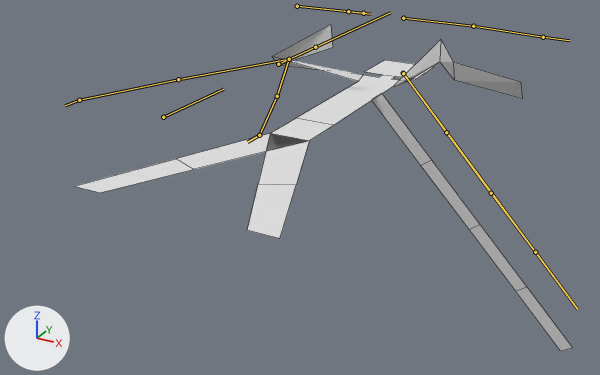
What one commit did to the Blender file Shapes/stickman.blend.
Both versions are drawn from a camera (50 mm lens) standing at (0.784, -0.87, 0.374) and looking at (0.074, 0.422, -0.272). Lighting does not change. The marker at lower left points along +X, +Y and +Z. Both versions are drawn at frame 15 of the action 'Swing'; the numbers are the values there. The bones that bend it are drawn over the model as lines. Mesh edges are drawn as thin lines.

In view in the first picture: 'Stickman'.
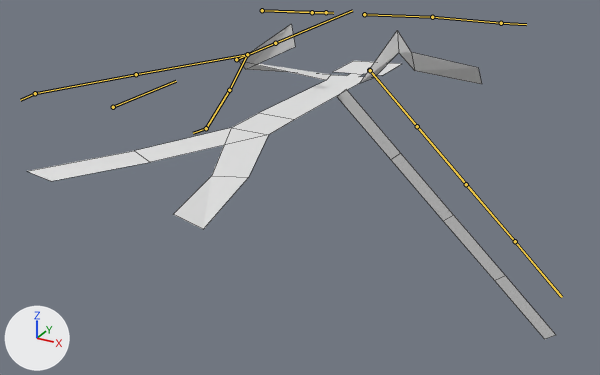
Pixel boxes (x1, y1, x2, y2) of what changed, in the pictures (600 x 375 px):
'Stickman', posed (6% wider)
    before: (75, 24, 572, 351)
    after: (28, 24, 556, 339)
bone 'Pelvis', root to tip
    before: (278, 64) to (315, 47)
    after: (236, 59) to (275, 43)
bone 'Torso', root to tip
    before: (315, 47) to (390, 12)
    after: (275, 43) to (352, 10)
bone 'ULeg.R', root to tip
    before: (289, 59) to (277, 96)
    after: (247, 54) to (229, 90)
bone 'LLeg.R', root to tip
    before: (277, 96) to (259, 135)
    after: (229, 90) to (206, 128)
bone 'ULeg.L', root to tip
    before: (289, 59) to (178, 79)
    after: (247, 54) to (136, 74)
bone 'LLeg.L', root to tip
    before: (178, 79) to (79, 100)
    after: (136, 74) to (35, 93)

Diff of the bpy script that builds the scene:
```diff
--- a/Shapes/stickman.blend.py
+++ b/Shapes/stickman.blend.py
@@ bone_rig_object @@
 bone_rig_object = bpy.data.objects['Armature']  # the whole rig 'Armature'
-bone_rig_object.location = (0.09, 0.0, 0.0)
+bone_rig_object.location = (0.0, 0.0, 0.0)
@@ bone_pelvis @@
 bone_pelvis = bpy.data.objects['Armature'].pose.bones['Pelvis']  # child of 'Root'
-bone_pelvis.location = (0.0, 0.0, 0.0)
+bone_pelvis.location = (0.011, -0.009, 0.0)
@@ bone_torso @@
 bone_torso = bpy.data.objects['Armature'].pose.bones['Torso']  # child of 'Pelvis'
 # the file stores axis and angle; both turns are given as XYZ angles
-bone_torso.rotation_euler = (0.0, 0.0, 0.0)  # degrees (0, 0, 0)
-bone_torso.scale = (1.0, 1.0, 1.0)
+bone_torso.rotation_euler = (0.0, -0.0698, 0.0)  # degrees (0, -4, 0)
+bone_torso.scale = (1.0, 0.96, 1.0)
@@ bone_uleg_r @@
 bone_uleg_r = bpy.data.objects['Armature'].pose.bones['ULeg.R']  # child of 'Pelvis'
 # the file stores axis and angle; both turns are given as XYZ angles
-bone_uleg_r.rotation_euler = (0.0, 0.0, 0.0)  # degrees (0, 0, 0)
+bone_uleg_r.rotation_euler = (0.0, 0.209, 0.0)  # degrees (0, 12, 0)
@@ bone_lleg_r @@
 bone_lleg_r = bpy.data.objects['Armature'].pose.bones['LLeg.R']  # child of 'ULeg.R'
 # the file stores axis and angle; both turns are given as XYZ angles
-bone_lleg_r.rotation_euler = (0.0, 0.0, 0.0)  # degrees (0, 0, 0)
+bone_lleg_r.rotation_euler = (0.0, -0.454, 0.0)  # degrees (0, -26, 0)
@@ bone_uleg_l @@
 bone_uleg_l = bpy.data.objects['Armature'].pose.bones['ULeg.L']  # child of 'Pelvis'
 # the file stores axis and angle; both turns are given as XYZ angles
-bone_uleg_l.rotation_euler = (0.0, 0.0, 0.0)  # degrees (0, 0, 0)
+bone_uleg_l.rotation_euler = (0.0, 0.0698, 0.0)  # degrees (0, 4, 0)
@@ bone_lleg_l @@
 bone_lleg_l = bpy.data.objects['Armature'].pose.bones['LLeg.L']  # child of 'ULeg.L'
 # the file stores axis and angle; both turns are given as XYZ angles
-bone_lleg_l.rotation_euler = (0.0, 0.0, 0.0)  # degrees (0, 0, 0)
+bone_lleg_l.rotation_euler = (0.0, -0.227, 0.0)  # degrees (0, -13, 0)
```
